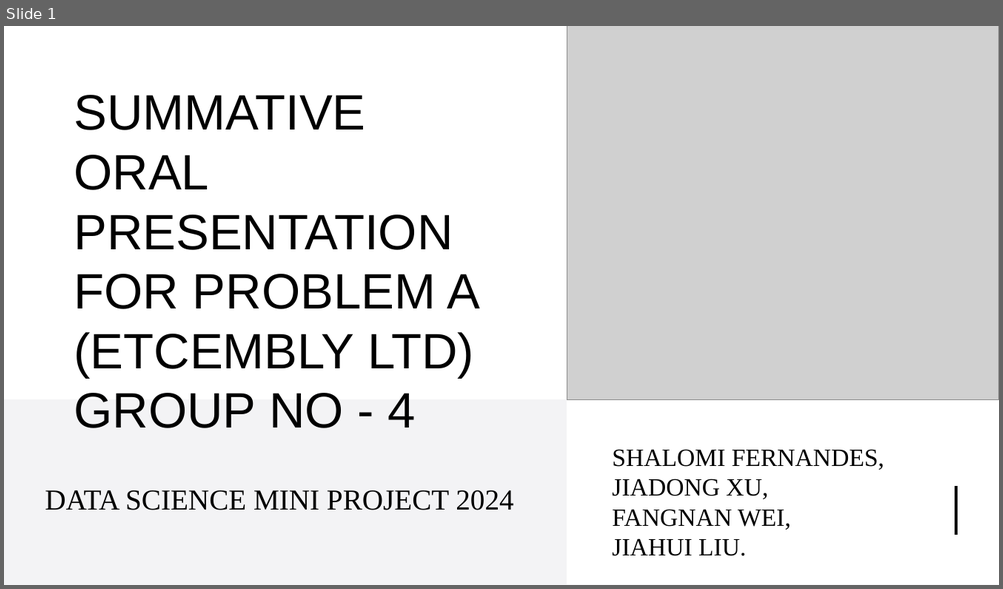
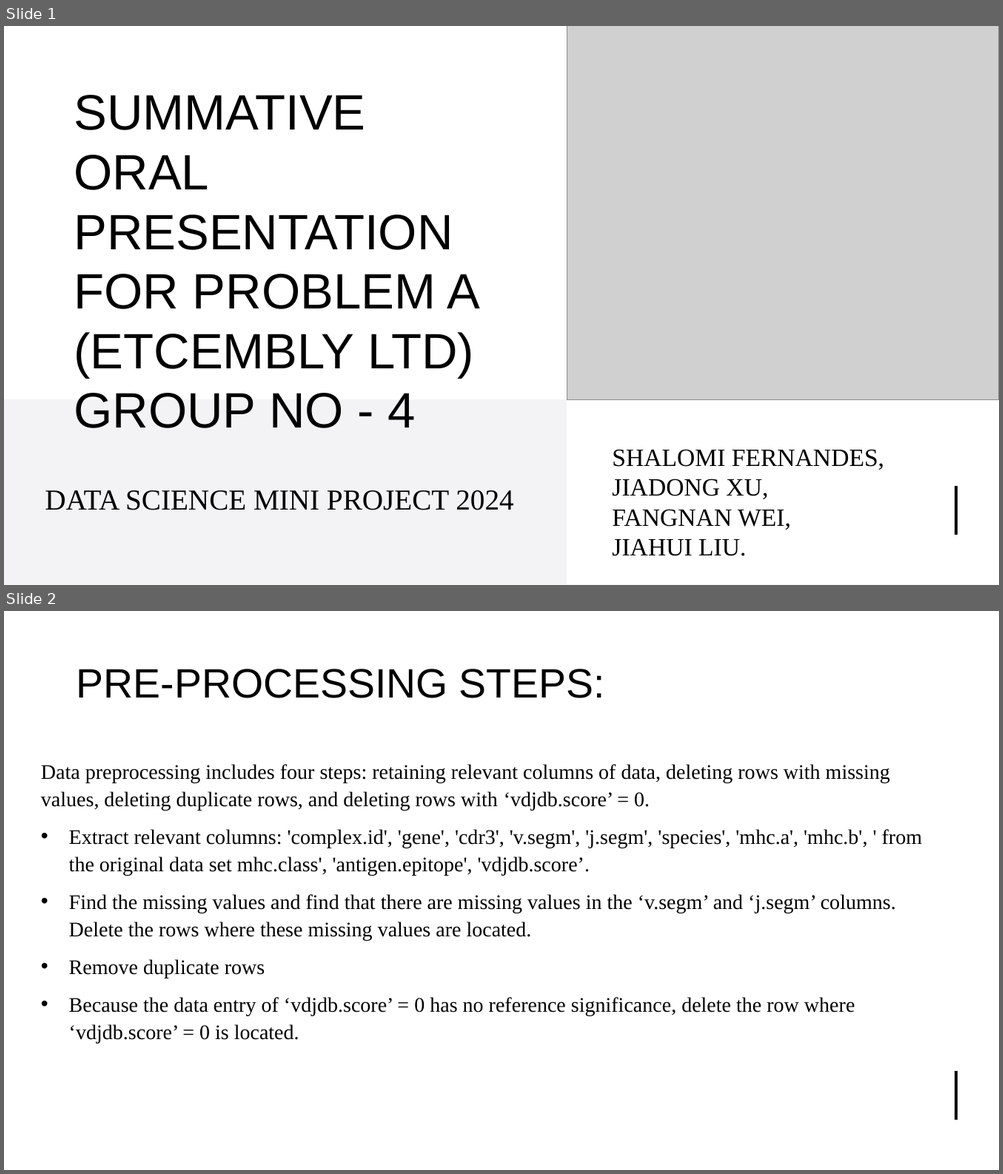
Before and after one commit to UoB-DSMP-2023-24/dsmp-2024-group4, a slide deck: summative presentation/Summative Oral Presentation-Group 4.pptx. Shown one above the other, each under a label of ours: slide 1 before the commit, slides 1 and 2 after it. The pictures are 1003x589 and 1003x1174 pixels, drawn with LibreOffice and Linux fonts; fonts in the diff are those of the drawing; grey boxes stand for pictures. Boxes give left, top, right and bottom in pixels: in the first picture for what was removed or moved away, otherwise in the second. Text is boxed around its words. In the diff, an @@ line names an element or a change of style, - is before the commit and + after.

```diff
--- a/summative presentation/Summative Oral Presentation-Group 4.pptx
+++ b/summative presentation/Summative Oral Presentation-Group 4.pptx
@@ slide 2 added at (4, 611, 999, 1170), background #FFFFFF @@
@@ rectangle added at (4, 611, 999, 1170), fill #FFFFFF @@
@@ rectangle added at (4, 611, 999, 818), fill #FFFFFF @@
@@ title added at (77, 669, 605, 698), 39.6 pt, text #000000 @@
+PRE-PROCESSING STEPS:
@@ text added at (41, 764, 922, 1043), 20 pt, text #000000 @@
+Data preprocessing includes four steps: retaining relevant columns of data, deleting rows with missing values, deleting duplicate rows, and deleting rows with ‘vdjdb.score’ = 0.
+• Extract relevant columns: 'complex.id', 'gene', 'cdr3', 'v.segm', 'j.segm', 'species', 'mhc.a', 'mhc.b', ' from the original data set mhc.class', 'antigen.epitope', 'vdjdb.score’.
+• Find the missing values and find that there are missing values in the ‘v.segm’ and ‘j.segm’ columns. Delete the rows where these missing values are located.
+• Remove duplicate rows
+• Because the data entry of ‘vdjdb.score’ = 0 has no reference significance, delete the row where ‘vdjdb.score’ = 0 is located.
@@ line added from (956, 1071) to (956, 1120), #000000 3 pt @@
```
Also in this commit, not shown: 3 slides changed, 16 other slides added, 8 slides removed, 1 other file.
